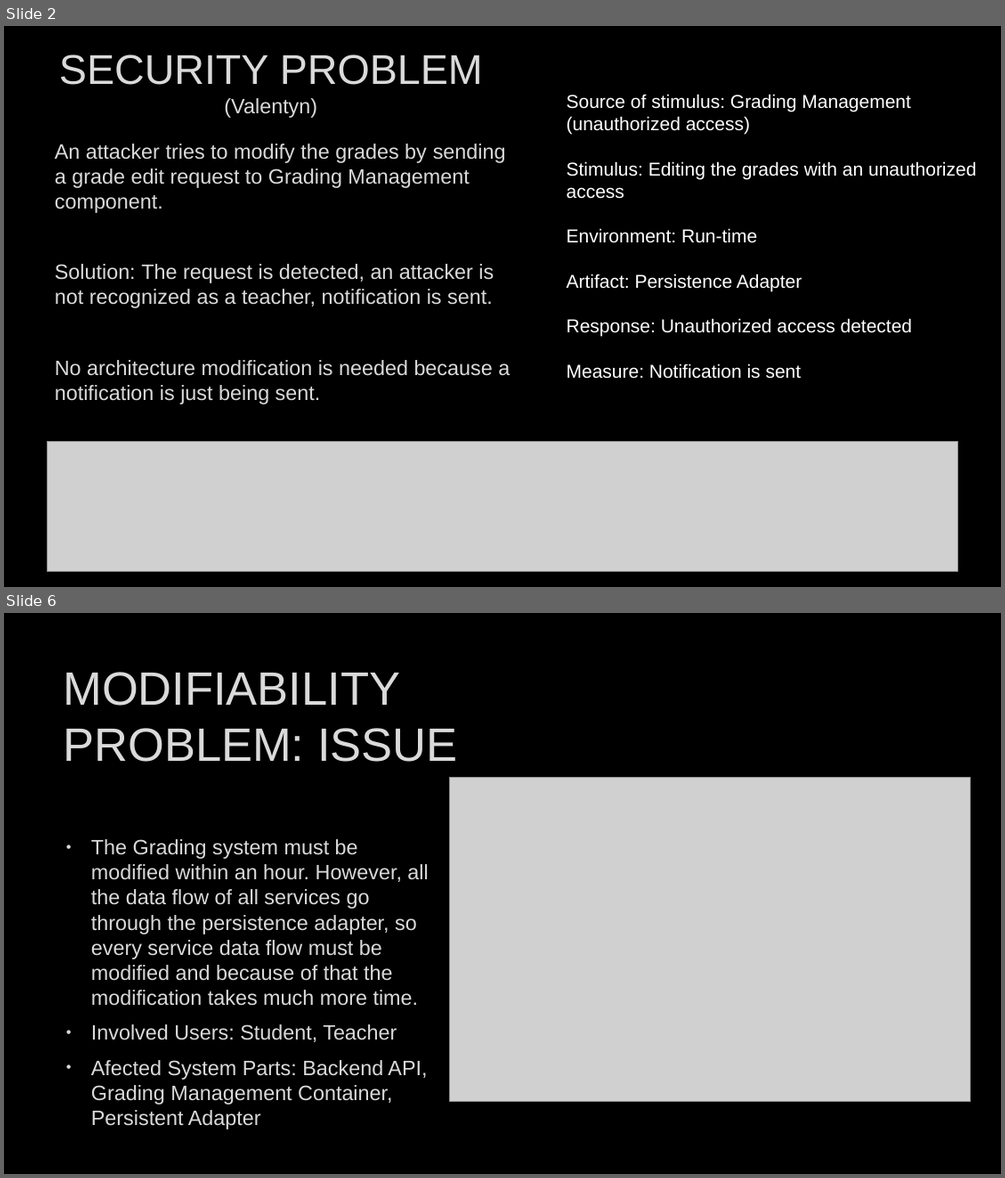
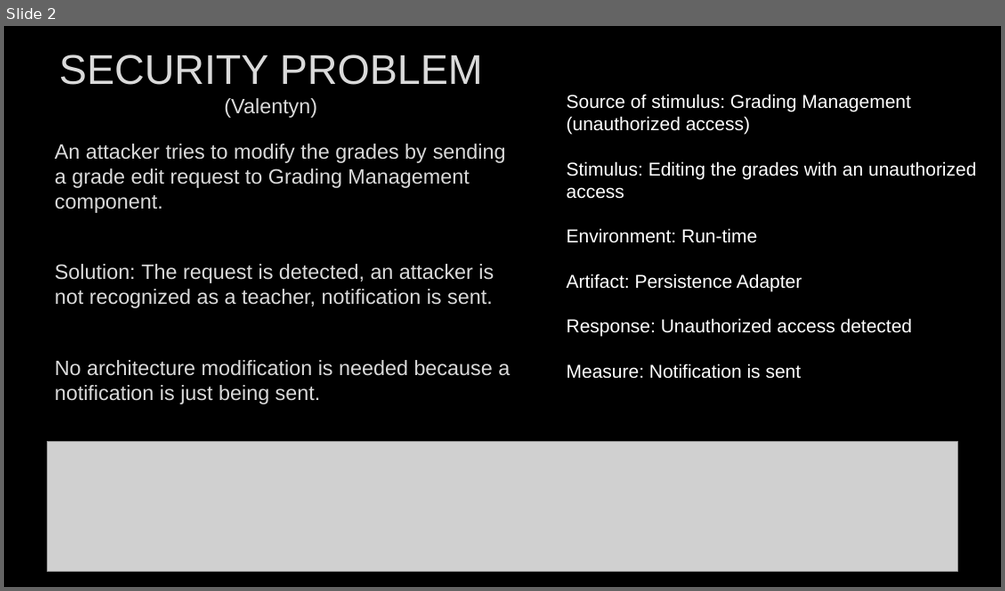
Before and after one commit to mayembe-martin/software_architecture_schedules, a slide deck: M2/Presentation_Qualities.pptx. Shown one above the other, each under a label of ours: slides 2 and 6 before the commit, slide 2 after it; the slides between them are not shown. The pictures are 1005x1178 and 1005x591 pixels, drawn with LibreOffice and Linux fonts; fonts in the diff are those of the drawing; grey boxes stand for pictures; background and template pictures are left out. Boxes give left, top, right and bottom in pixels: in the first picture for what was removed or moved away, otherwise in the second. Text is boxed around its words. In the diff, an @@ line names an element or a change of style, - is before the commit and + after.

```diff
--- a/M2/Presentation_Qualities.pptx
+++ b/M2/Presentation_Qualities.pptx
@@ slide 6 removed at bbox=[4, 613, 1001, 1174], background #000000 @@
@@ title removed at bbox=[63, 672, 457, 762] @@
-MODIFIABILITY PROBLEM: ISSUE
@@ picture removed at bbox=[450, 778, 971, 1102] @@
@@ text removed at bbox=[91, 839, 428, 1129] @@
-• The Grading system must be modified within an hour. However, all the data flow of all services go through the persistence adapter, so every service data flow must be modified and because of that the modification takes much more time.
-• Involved Users: Student, Teacher
-• Afected System Parts: Backend API, Grading Management Container, Persistent Adapter
```
Also in this commit, not shown: 4 slides added, 2 other slides removed, 2 other files.
